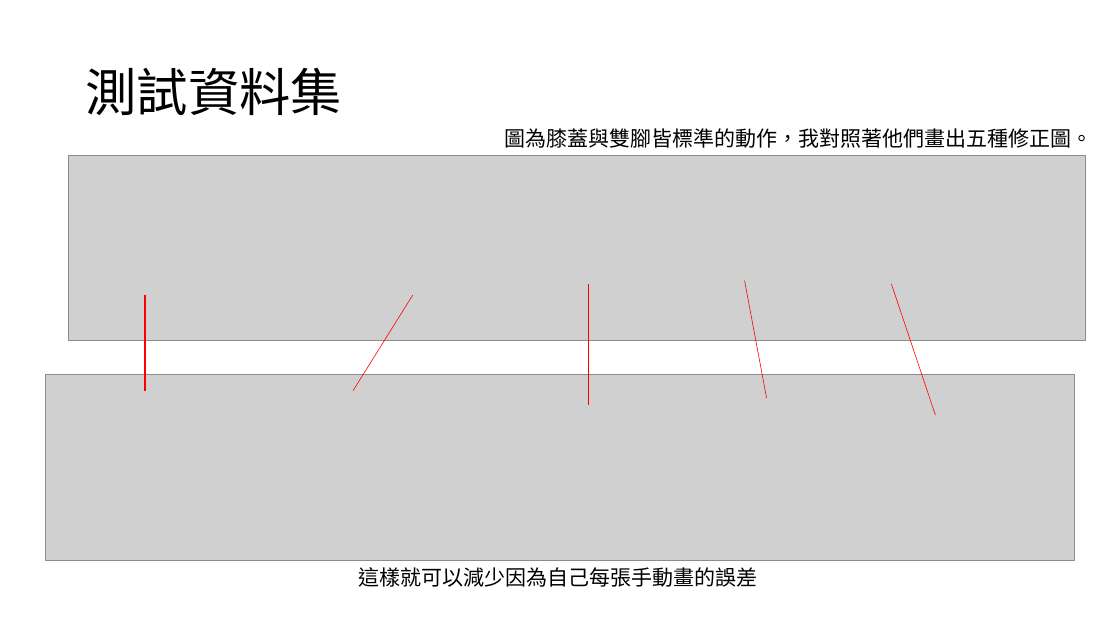
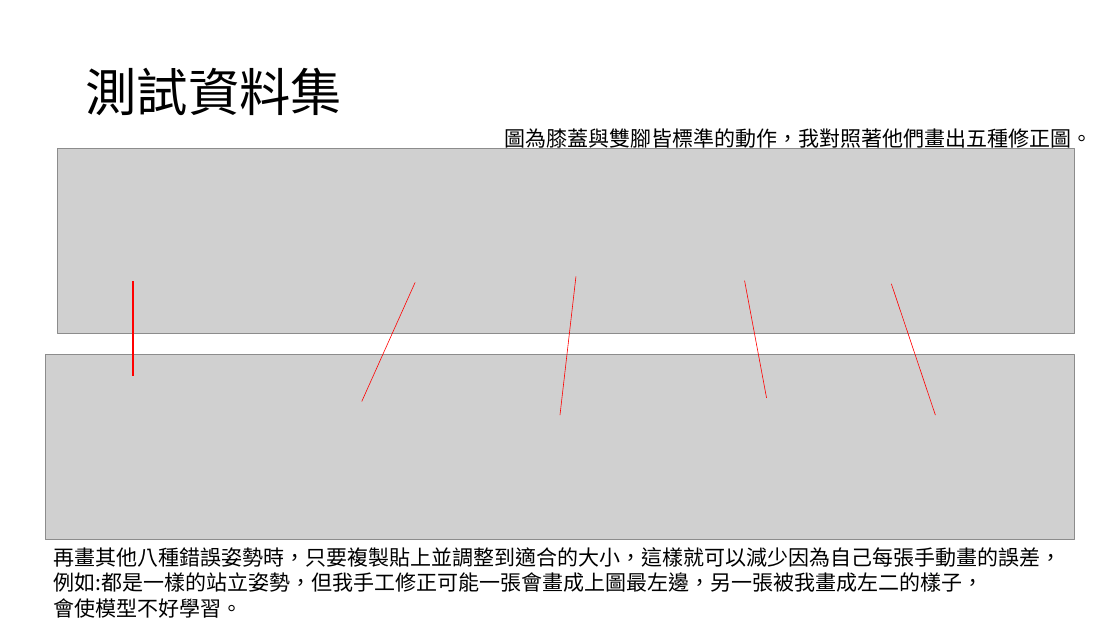
Before and after one commit to mizulun/seatpose-system, a slide deck: slide 3 of 27.pptx. Drawn at 1120x630 pixels with LibreOffice and Linux fonts; fonts in the diff are those of the drawing; grey boxes stand for pictures. Boxes give left, top, right and bottom in pixels: in the first picture for what was removed or moved away, otherwise in the second. Text is boxed around its words. In the diff, an @@ line names an element or a change of style, - is before the commit and + after.

Commit message:
update

```diff
--- a/27.pptx
+++ b/27.pptx
@@ picture: place and size @@
-picture at <box>68,155,1086,341</box>
+picture at <box>58,149,1075,334</box>
@@ line moved from (145, 391) - (145, 295) to (133, 376) - (133, 281) @@
@@ line moved from (353, 391) - (413, 295) to (362, 402) - (415, 282) @@
@@ line moved from (588, 406) - (588, 284) to (560, 415) - (576, 276) @@
@@ picture: place and size @@
-picture at <box>45,375,1075,560</box>
+picture at <box>45,355,1075,540</box>
@@ text at <box>53,547,1061,618</box>: text changed @@
-這樣就可以減少因為自己每張手動畫的誤差
+再畫其他八種錯誤姿勢時，只要複製貼上並調整到適合的大小，這樣就可以減少因為自己每張手動畫的誤差，
+例如:都是一樣的站立姿勢，但我手工修正可能一張會畫成上圖最左邊，另一張被我畫成左二的樣子，
+會使模型不好學習。
```
Also in this commit, not shown: 2 other slides changed.
